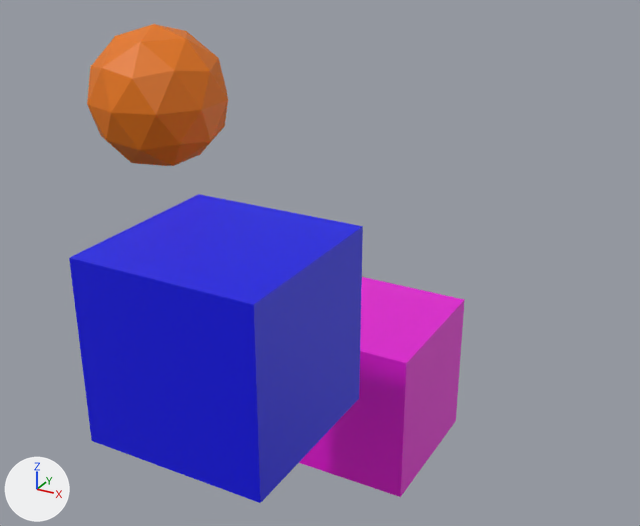
A saved change to the glTF model datafiles/block.glb.
Both versions are drawn from a 50 mm lens placed at (4.6, -9.72, 6.43), pointed at (-1.0, 0.46, 1.34). The lights are fixed; the arrows at lower left show +X, +Y and +Z.
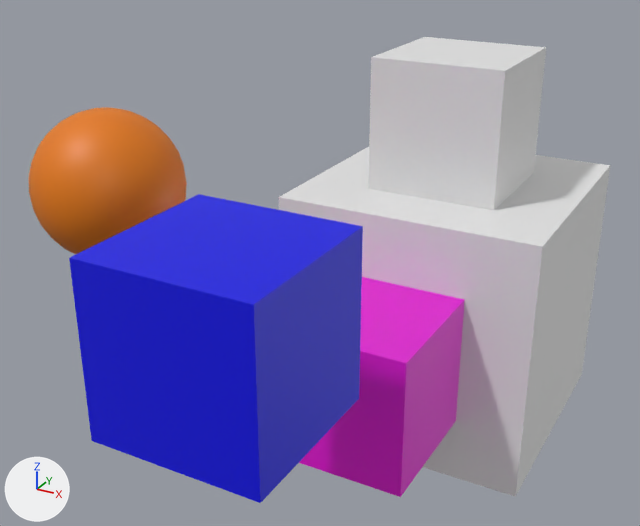
The edits, one by one:
Material 'Material.001' (mat_material_001) is new.
Its base color is (0.801, 0.198, 0.0) (orange #e77b00).
Material 'White' (mat_white) is new.
Its base color is (0.8, 0.8, 0.8) (white #e7e7e7).
Mesh me_sphere is new.
It is a UV sphere (32 segments, 16 rings, poles along z) spanning x -4.11..-2.11, y -2.39..-0.39, z 1.71..3.71.
It uses material mat_material_001 (orange #e77b00).
Mesh me_cube_002 is new.
It consists of a box spanning x -1.0..1.0, y 2.0..4.0, z 2.0..4.0; a box spanning x -2.0..2.0, y 1.0..5.0, z -2.0..2.0.
It uses material mat_white (white #e7e7e7).
Object 'Icosphere' (ob_icosphere) is deleted.
Object 'Sphere' (ob_sphere) is new; it shows me_sphere.
Its location is (0.0, 0.0, 0.0).
Object 'Cube.002' (ob_cube_002) is new; it shows me_cube_002.
Its location is (0.0, 0.0, 0.0).

Pixel boxes (x1, y1, x2, y2) of what changed, in the pictures (640 x 526 px):
'Cube.002', added
    after: (279, 37, 610, 497)
'Sphere', added (orange)
    after: (29, 107, 187, 254)
'Icosphere', deleted (orange)
    before: (87, 24, 228, 166)
